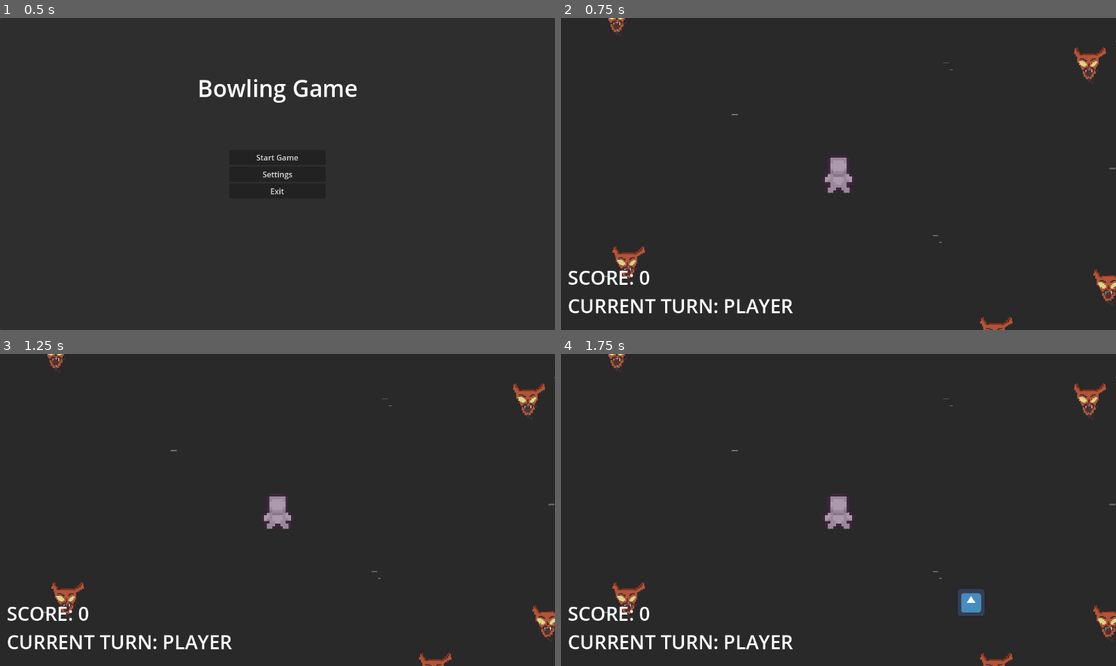
Above: before the commit, frames 1-4 (two rows, left to right).
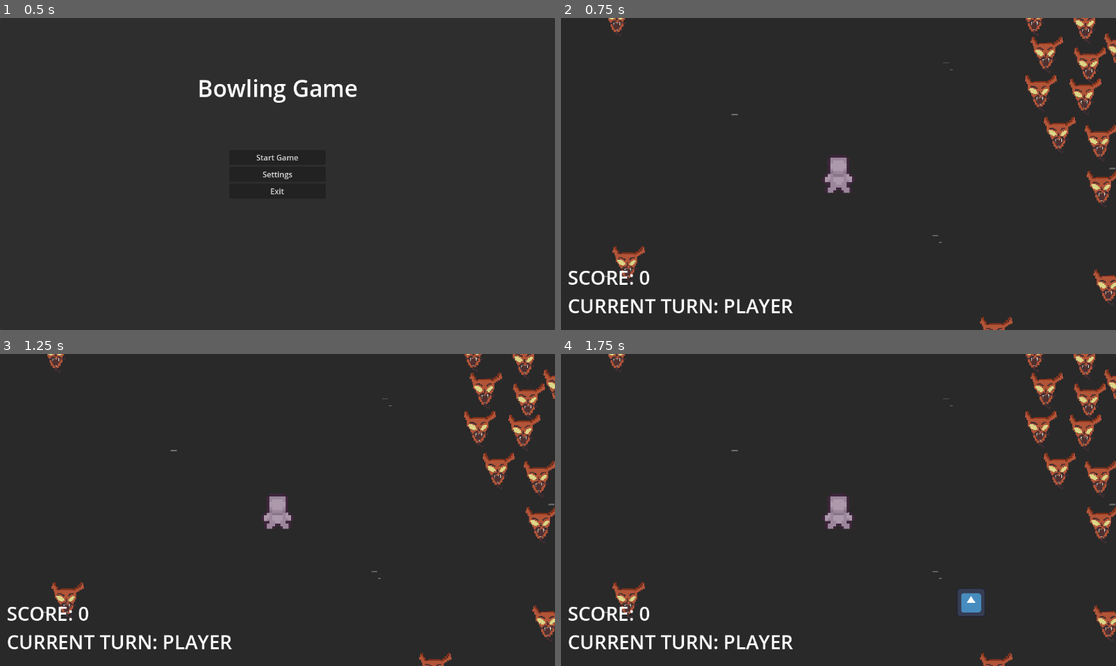
Above: after the commit, the same moments.

Repository: YumNothingSoup/Beginner-Game-Jam
Game: Godot game, scene res://Main Scenes/main_menu.tscn
The game is run twice, just before and just after one commit, with the same random seed, the same clock (stepped at 60 frames per second) and the same inputs. The engine's default icon, where the game draws it, is replaced by a stand-in: a white triangle on a blue panel in a dark square.
Inputs (mouse positions are in pixels of both pictures, inside the frame that each line leads up to):
- Up to frame 1 (0.5 s): no input
- Up to frame 2 (0.75 s): click "Start Game" at 0.5 s
- Up to frame 3 (1.25 s): no input
- Up to frame 4 (1.75 s): tap Enter at 1.25 s; move the mouse to (960, 494) at 1.27 s; click (960, 494) at 1.35 s

Frame 1 is identical in both runs. In frame 2, 2.1% of the frame differs, in the area x 83-100%, y 0-61%; in frame 3, 2.1%; in frame 4, 2.1%.

Commit message:
Add files via upload

Diff:
--- a/Main Scenes/game_area.tscn
+++ b/Main Scenes/game_area.tscn
@@ -1,5 +1,4 @@
-
-[gd_scene load_steps=13 format=4 uid="uid://cfmsj4pi1erq6"]
+[gd_scene load_steps=14 format=4 uid="uid://cfmsj4pi1erq6"]
 
 [ext_resource type="Texture2D" uid="uid://c85lpf1rfhr17" path="res://Environment/placeholder_tileset.png" id="1_l0jwx"]
 [ext_resource type="PackedScene" uid="uid://df2118ff0ei5x" path="res://System Managers/turn_manager.tscn" id="1_p1l5c"]
@@ -10,6 +9,7 @@
 [ext_resource type="PackedScene" uid="uid://n2rm3356m4q5" path="res://UI/turn_label.tscn" id="5_mb6fo"]
 [ext_resource type="PackedScene" uid="uid://bnhmd4i7ebnn6" path="res://Entities/enemies/enemy.tscn" id="7_kp1eo"]
 [ext_resource type="PackedScene" uid="uid://dw5t4k0s63p14" path="res://UI/score_label.tscn" id="8_jn7te"]
+[ext_resource type="Script" path="res://UI/multiplier_label.gd" id="8_kx7od"]
 
 [sub_resource type="TileSetAtlasSource" id="TileSetAtlasSource_f751s"]
 texture = ExtResource("1_l0jwx")
@@ -41,6 +41,9 @@
 physics_layer_0/collision_layer = 1
 sources/0 = SubResource("TileSetAtlasSource_f751s")
 
+[sub_resource type="SystemFont" id="SystemFont_ap01h"]
+font_names = PackedStringArray("Arial Rounded MT")
+
 [node name="Main" type="Node2D"]
 
 [node name="ScoreManager" parent="." instance=ExtResource("1_ruth1")]
@@ -64,7 +67,6 @@
 unique_name_in_owner = true
 visible = false
 position = Vector2(561, 363)
-
 velocity_threshold = 10.0
 throw_strength = 750.0
 
@@ -76,6 +78,42 @@
 
 [node name="enemy3" parent="." instance=ExtResource("7_kp1eo")]
 position = Vector2(937, 182)
+
+[node name="enemy12" parent="." instance=ExtResource("7_kp1eo")]
+position = Vector2(856, 111)
+
+[node name="enemy13" parent="." instance=ExtResource("7_kp1eo")]
+position = Vector2(864, 223)
+
+[node name="enemy14" parent="." instance=ExtResource("7_kp1eo")]
+position = Vector2(932, 122)
+
+[node name="enemy15" parent="." instance=ExtResource("7_kp1eo")]
+position = Vector2(982, 161)
+
+[node name="enemy16" parent="." instance=ExtResource("7_kp1eo")]
+position = Vector2(873, 166)
+
+[node name="enemy17" parent="." instance=ExtResource("7_kp1eo")]
+position = Vector2(930, 228)
+
+[node name="enemy18" parent="." instance=ExtResource("7_kp1eo")]
+position = Vector2(953, 297)
+
+[node name="enemy19" parent="." instance=ExtResource("7_kp1eo")]
+position = Vector2(892, 285)
+
+[node name="enemy20" parent="." instance=ExtResource("7_kp1eo")]
+position = Vector2(892, 285)
+
+[node name="enemy21" parent="." instance=ExtResource("7_kp1eo")]
+position = Vector2(1013, 241)
+
+[node name="enemy22" parent="." instance=ExtResource("7_kp1eo")]
+position = Vector2(1012, 329)
+
+[node name="enemy23" parent="." instance=ExtResource("7_kp1eo")]
+position = Vector2(956, 365)
 
 [node name="enemy4" parent="." instance=ExtResource("7_kp1eo")]
 position = Vector2(1007, 244)
@@ -116,6 +154,14 @@
 offset_bottom = -23.0
 grow_vertical = 0
 
+[node name="MultiplierLabel" type="Label" parent="UI/VBoxContainer"]
+unique_name_in_owner = true
+layout_mode = 2
+theme_override_fonts/font = SubResource("SystemFont_ap01h")
+theme_override_font_sizes/font_size = 40
+text = "MULTIPLIER: 1"
+script = ExtResource("8_kx7od")
+
 [node name="ScoreLabel" parent="UI/VBoxContainer" instance=ExtResource("8_jn7te")]
 layout_mode = 2
 
--- a/System Managers/score_manager.gd
+++ b/System Managers/score_manager.gd
@@ -1,14 +1,62 @@
 extends Node
 
+@onready var multiplier_label: Label = %MultiplierLabel
+
+# The combos you can get
+var combos: Dictionary = {
+	"Base": {
+		"Text": "",
+		"Multiplier": 1,
+		"Kills to Activate": 0
+		},
+
+	"Combo2": {
+		"Text": "Good!",
+		"Multiplier": 2,
+		"Kills to Activate": 3
+		},
+
+	"Combo3": {
+		"Text": "Great!",
+		"Multiplier": 3,
+		"Kills to Activate": 6
+		},
+
+	"Combo4": {
+		"Text": "DELIVARY!",
+		"Multiplier": 4,
+		"Kills to Activate": 10
+		}
+	}
+
 # For combos when they get implemented (this currently doesn't do anything)
-var enemies_killed: int = 0
+# Set function that calls handle_combos every time this value changes
+var enemies_killed: int = 0:
+	set(value):
+		enemies_killed = value
+		handle_combos()
+
+var score_multiplier: int = 1
 
 func _ready() -> void:
 	Events.player_turn_started.connect(on_player_turn_start)
 
 func gain_score(value: int):
-	GlobalData.score += value
+	GlobalData.score += value * score_multiplier
 	enemies_killed += 1
 
 func on_player_turn_start():
 	enemies_killed = 0
+
+func handle_combos():
+	# Iterate through combos dictionary to find the highest combo that the player got, then assign it
+	# to a variable
+	var current_combo
+	for combo in combos:
+		if enemies_killed >= combos[combo]["Kills to Activate"]:
+			current_combo = combo
+
+	# Combo takes effect, updating multiplier and label
+	score_multiplier = combos[current_combo]["Multiplier"]
+	if multiplier_label != null:
+		multiplier_label.update_label(combos[current_combo]["Text"], score_multiplier)
--- /dev/null
+++ b/UI/multiplier_label.gd
@@ -0,0 +1,9 @@
+extends Label
+
+func update_label(message: String, multi: int):
+	# Text will only show for combos and clears itself otherwise
+	if message == "" or multi == 1:
+		text = ""
+		return
+
+	text = "MULTIPLIER: %sX (%s)" % [multi, message]
